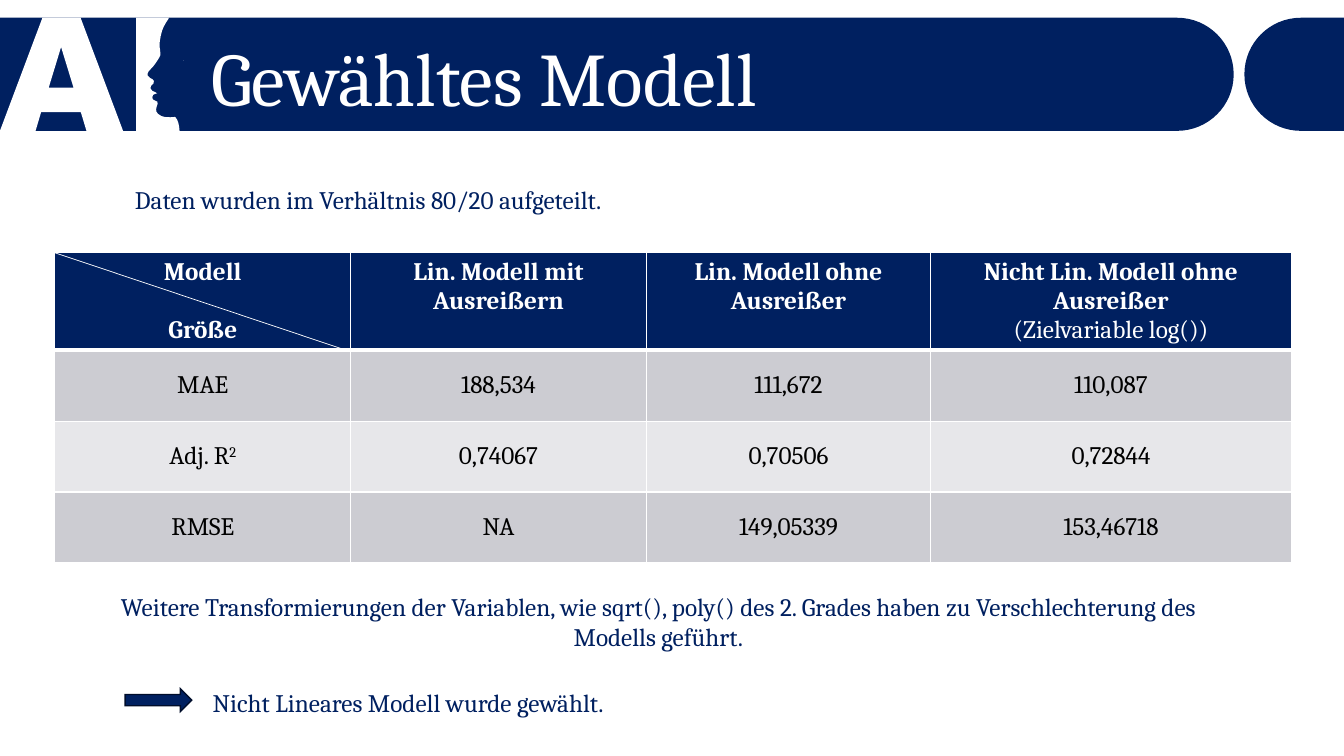
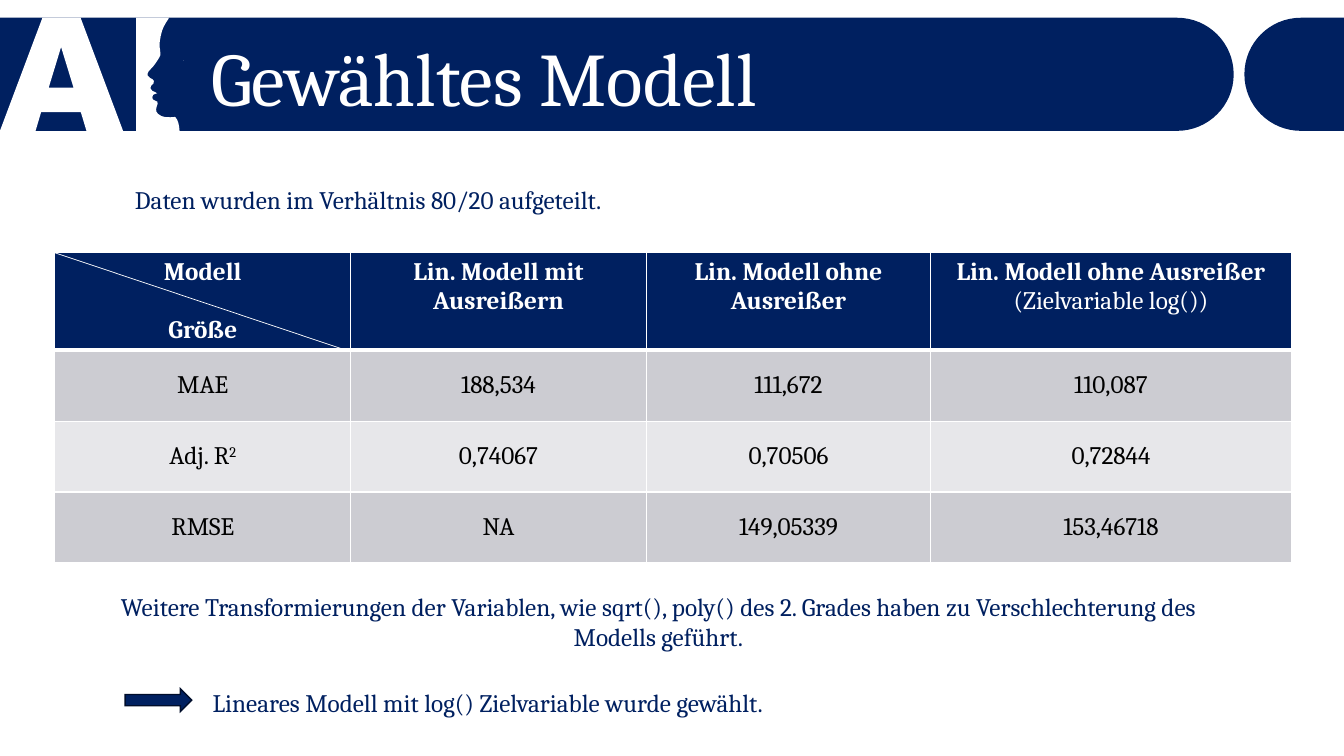
Before and after one commit to Dewin154/Projekt_Bauer, a slide deck: slide 9 of Mietspiegel_in_Polen.pptx. Drawn at 1344x756 pixels with LibreOffice and Linux fonts; fonts in the diff are those of the drawing. Boxes give left, top, right and bottom in pixels: in the first picture for what was removed or moved away, otherwise in the second. Text is boxed around its words. In the diff, an @@ line names an element or a change of style, - is before the commit and + after.

```diff
--- a/Mietspiegel_in_Polen.pptx
+++ b/Mietspiegel_in_Polen.pptx
@@ table at [54,253,1291,567] @@
-row 1, column 4: Nicht Lin. Modell ohne Ausreißer / (Zielvariable log())
+row 1, column 4: Lin. Modell ohne Ausreißer / (Zielvariable log())
@@ text at [213,694,763,718]: text changed @@
-Nicht Lineares Modell wurde gewählt.
+Lineares Modell mit log() Zielvariable wurde gewählt.
```
Also in this commit, not shown: 2 other slides changed, 1 slide added.
